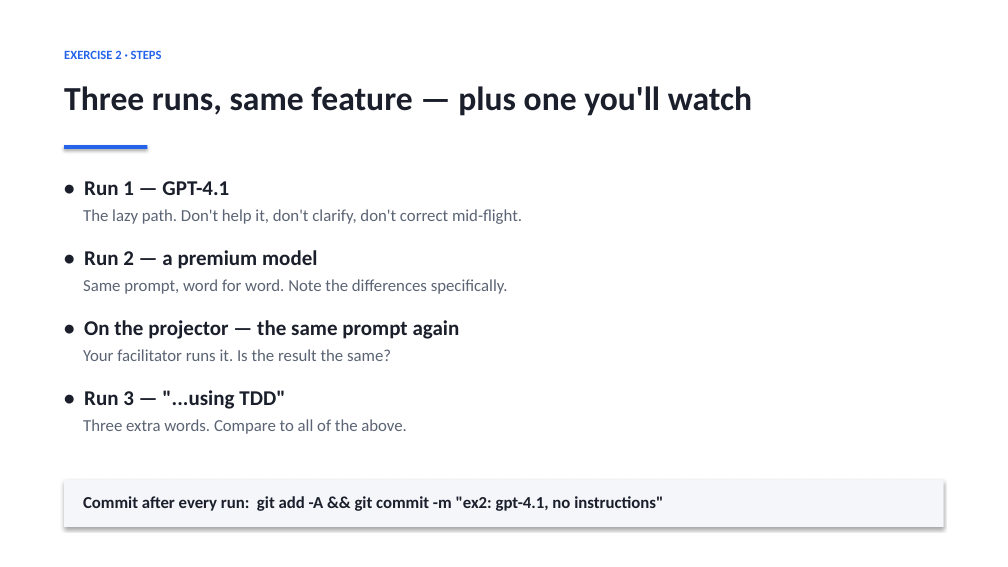
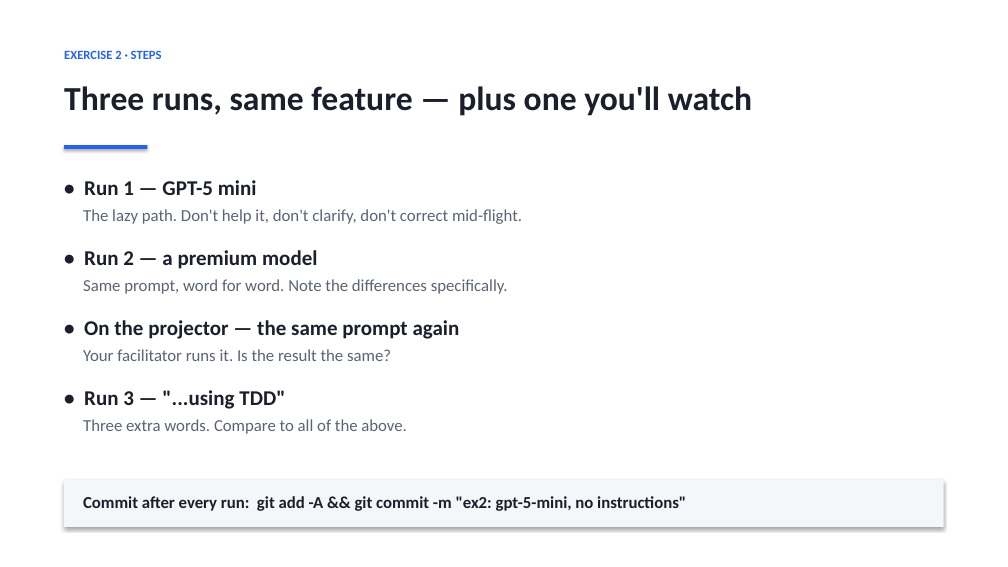
Before and after one commit to sumitgupte/taskflow-api, a slide deck: slide 16 of docs/facilitator/bootcamp-deck.pptx. Drawn at 1008x567 pixels with LibreOffice and Linux fonts; fonts in the diff are those of the drawing. Boxes give left, top, right and bottom in pixels: in the first picture for what was removed or moved away, otherwise in the second. Text is boxed around its words. In the diff, an @@ line names an element or a change of style, - is before the commit and + after.

```diff
--- a/docs/facilitator/bootcamp-deck.pptx
+++ b/docs/facilitator/bootcamp-deck.pptx
@@ text at [84, 180, 257, 195]: text changed @@
-• Run 1 — GPT-4.1
+• Run 1 — GPT-5 mini
@@ text at [83, 496, 686, 511]: text changed @@
-Commit after every run: git add -A && git commit -m "ex2: gpt-4.1, no instructions"
+Commit after every run: git add -A && git commit -m "ex2: gpt-5-mini, no instructions"
```
Also in this commit, not shown: 4 other files.
